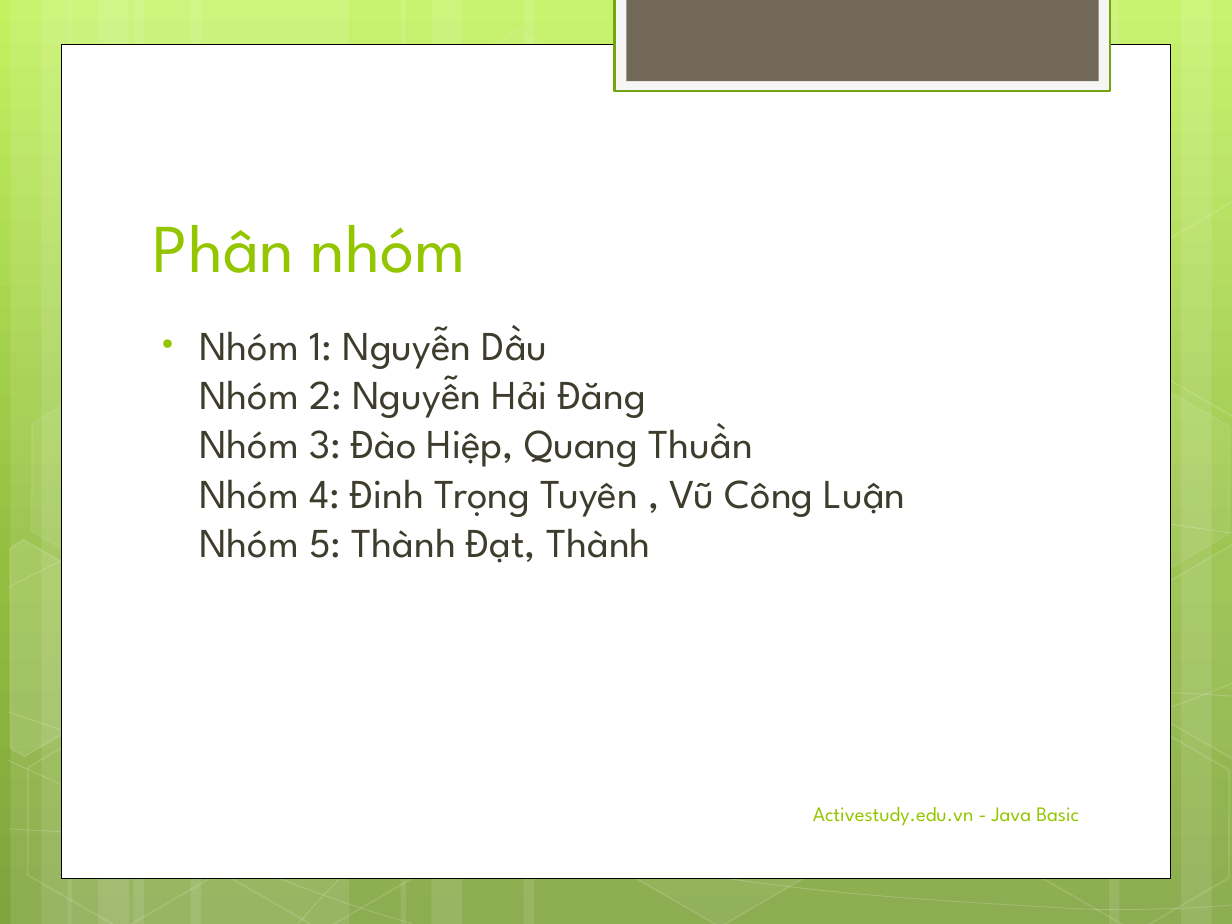
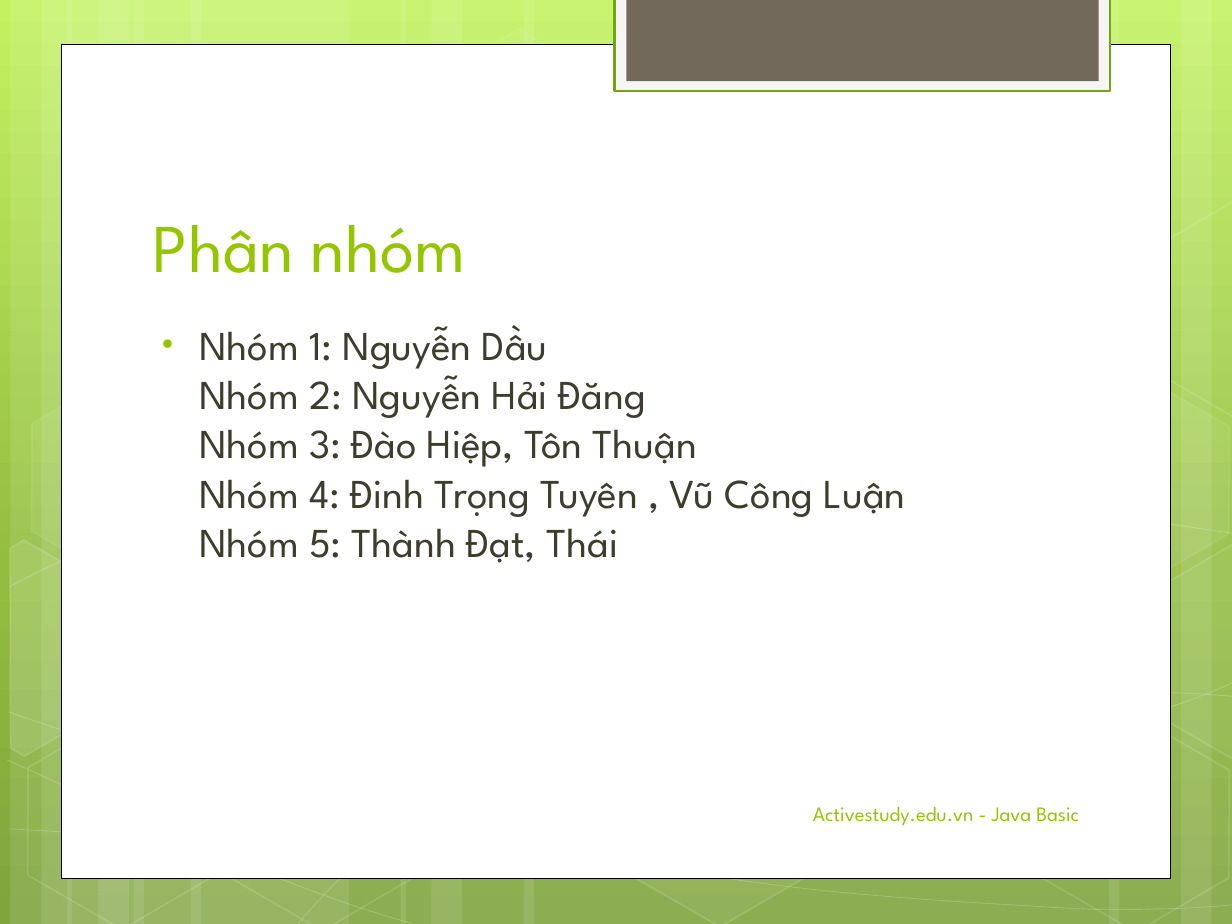
Before and after one commit to luanvucong93/jc2, a slide deck: slide 3 of WEEK_2/Slide/Day4_JC2.pptx. Drawn at 1232x924 pixels with LibreOffice and Linux fonts; fonts in the diff are those of the drawing. Boxes give left, top, right and bottom in pixels: in the first picture for what was removed or moved away, otherwise in the second. Text is boxed around its words. In the diff, an @@ line names an element or a change of style, - is before the commit and + after.

```diff
--- a/WEEK_2/Slide/Day4_JC2.pptx
+++ b/WEEK_2/Slide/Day4_JC2.pptx
@@ text at (199,325,906,563): text changed @@
-• Nhóm 1: Nguyễn Dầu
-  Nhóm 2: Nguyễn Hải Đăng
-  Nhóm 3: Đào Hiệp, Quang Thuần
-  Nhóm 4: Đinh Trọng Tuyên , Vũ Công Luận
-  Nhóm 5: Thành Đạt, Thành
+• Nhóm 1: Nguyễn Dầu
+  Nhóm 2: Nguyễn Hải Đăng
+  Nhóm 3: Đào Hiệp, Tôn Thuận
+  Nhóm 4: Đinh Trọng Tuyên , Vũ Công Luận
+  Nhóm 5: Thành Đạt, Thái
```
Also in this commit, not shown: 3 other slides changed, 1 slide removed, 1 other file.
